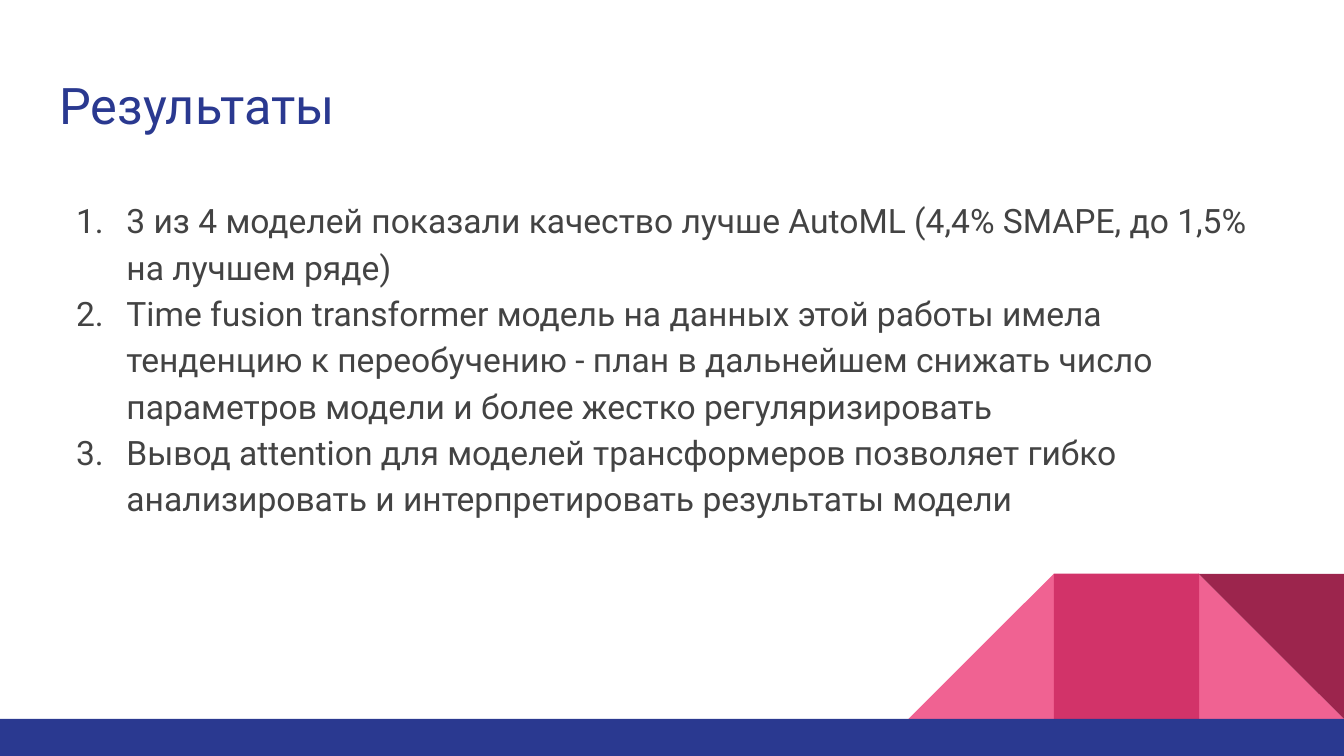
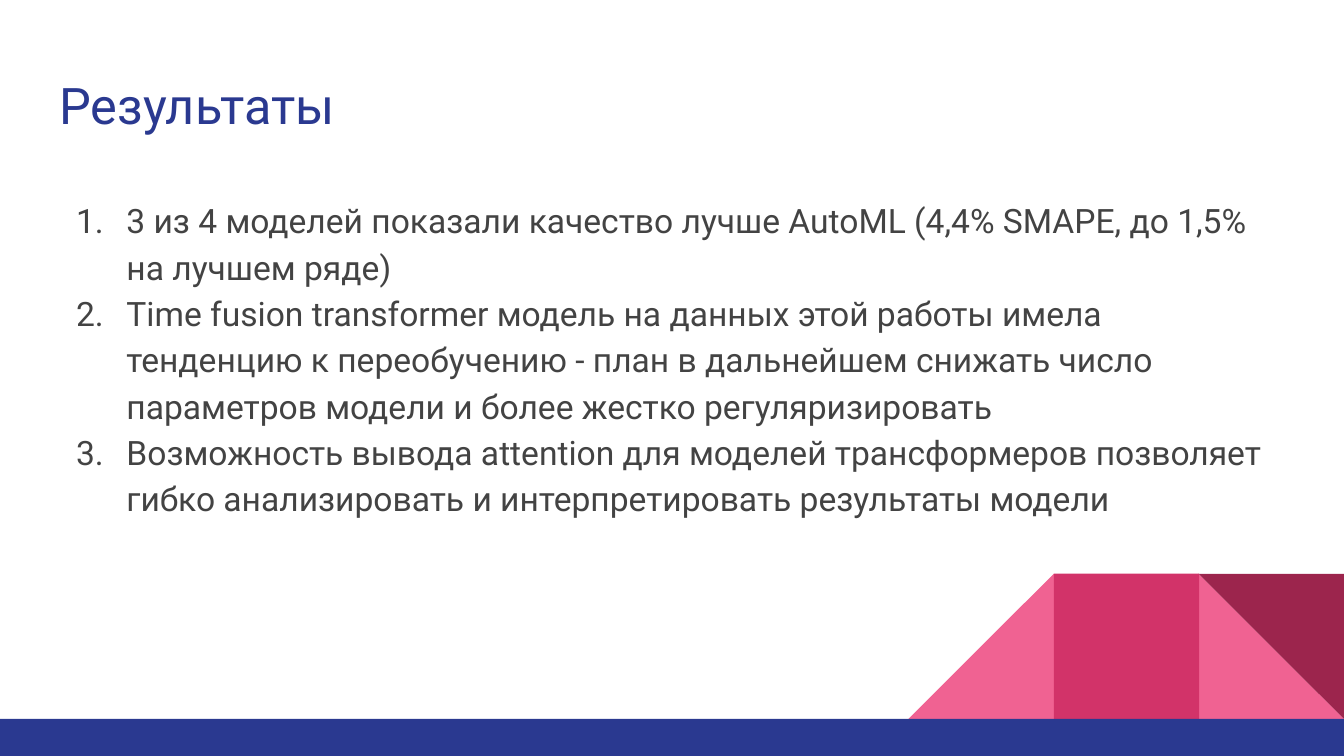
Before and after one commit to ksetdekov/ts_transformers, a slide deck: slide 15 of text/Презентация.pptx. Drawn at 1344x756 pixels with LibreOffice and Linux fonts; fonts in the diff are those of the drawing. Boxes give left, top, right and bottom in pixels: in the first picture for what was removed or moved away, otherwise in the second. Text is boxed around its words. In the diff, an @@ line names an element or a change of style, - is before the commit and + after.

```diff
--- a/text/Презентация.pptx
+++ b/text/Презентация.pptx
@@ text at (126,440,1261,518): text changed @@
-3. Вывод attention для моделей трансформеров позволяет гибко анализировать и интерпретировать результаты модели
+3. Возможность вывода attention для моделей трансформеров позволяет гибко анализировать и интерпретировать результаты модели
```
Also in this commit, not shown: 1 slide added, 1 slide removed.
